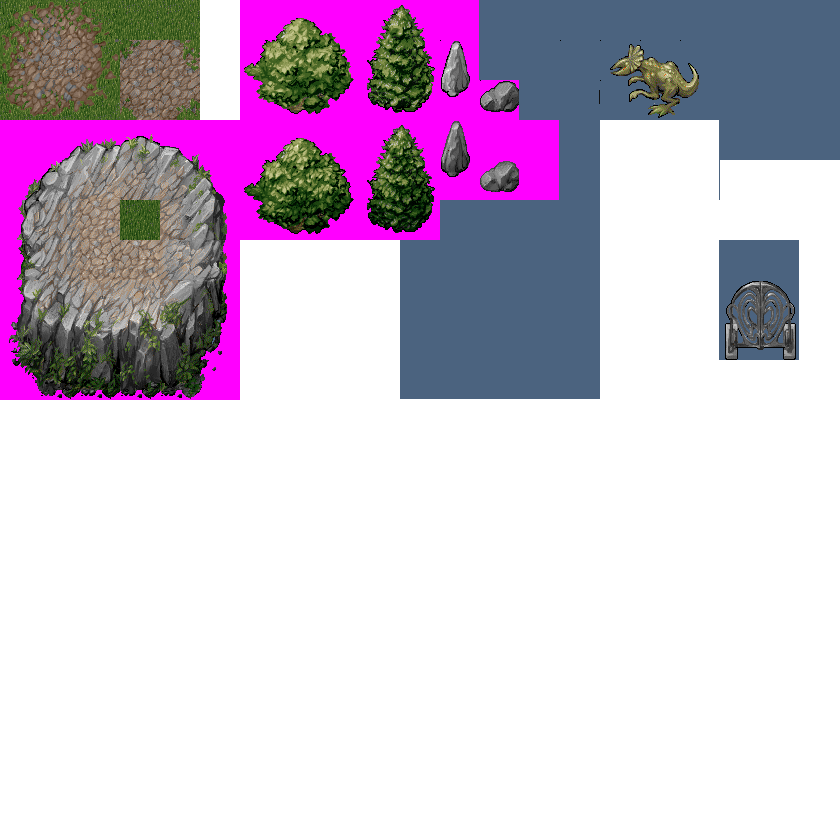
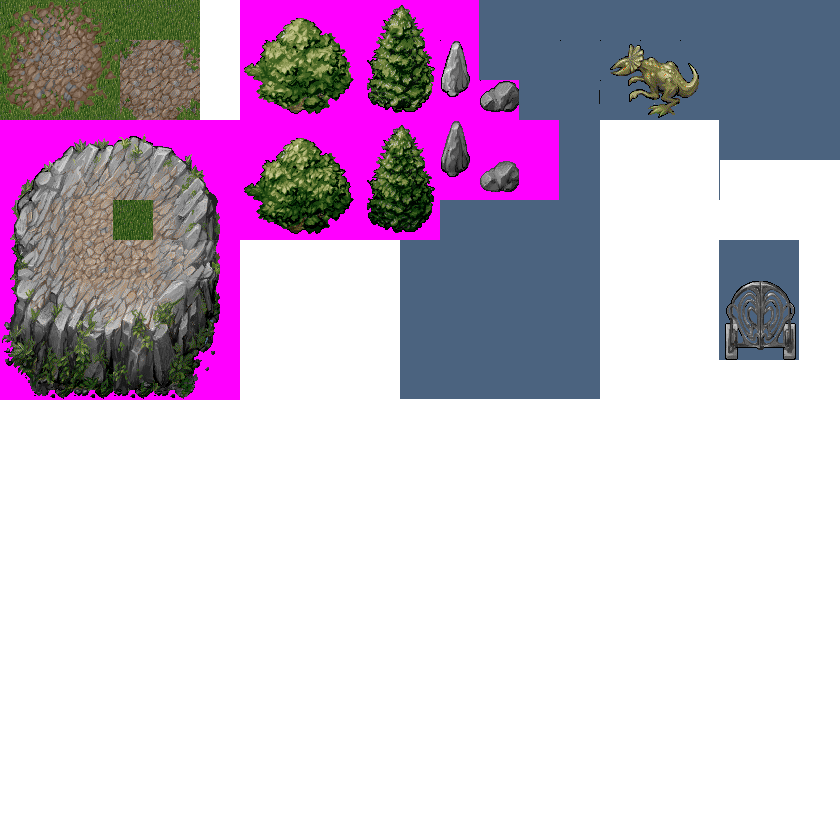
Layer changes from the first 840×840 image to the second:
painted on "Layer 9" over left=2, top=134, right=227, bottom=399
